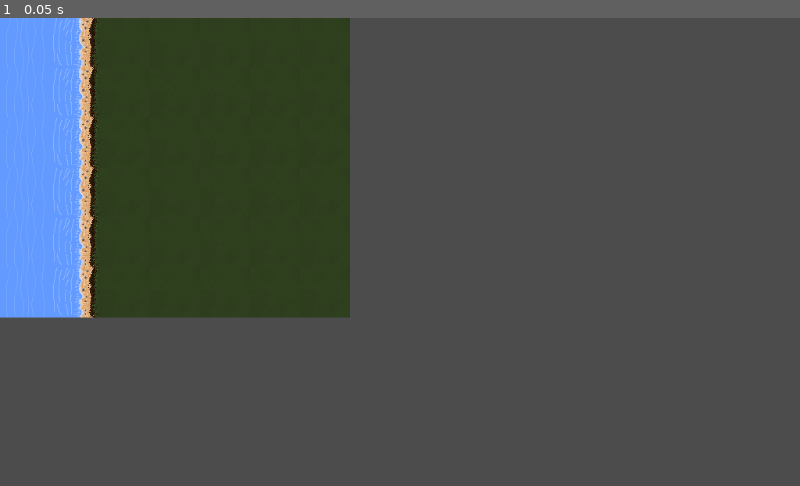
Above: before the commit, frame 1.
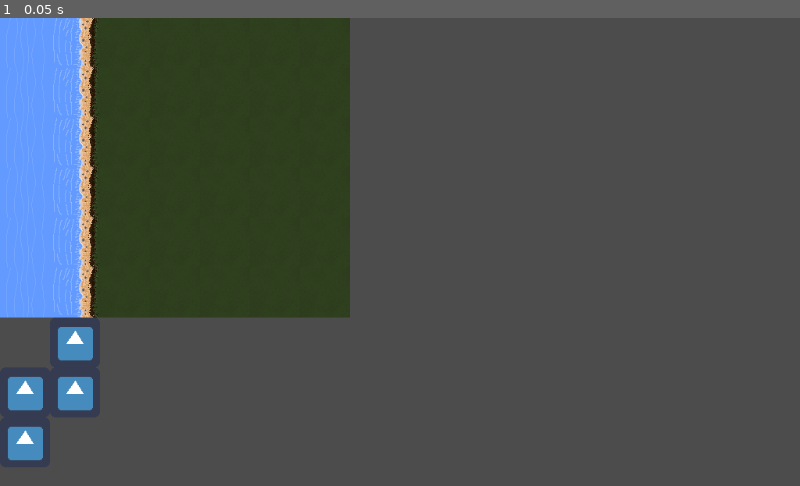
Above: after the commit, the same moment.

Repository: Will-Lerche/Djengis-Khan
Game: Godot game, scene res://scenes/Level 1.tscn
Two runs of this game, one before a commit and one after it. Both use one fixed random seed, a clock stepped at 60 frames per second and the inputs below. This scene is started directly instead of the project's main scene. The engine's default icon, where the game draws it, is replaced by a stand-in: a white triangle on a blue panel in a dark square.
Inputs:
- Up to frame 1 (0.05 s): no input

The runs differ from the first frame. In frame 1, 1.3% of the frame differs, in the area x 1-12%, y 66-95%.

Commit message:
Mere på lvl 1 og kamera

Diff:
--- a/scenes/Level 1.tscn
+++ b/scenes/Level 1.tscn
@@ -11,36 +11,9 @@
 [ext_resource path="res://assets/pixil-layer-5.png" type="Texture" id=9]
 [ext_resource path="res://assets/pixil-layer-3.png" type="Texture" id=10]
 [ext_resource path="res://assets/Pixelart test tilemap.png" type="Texture" id=11]
+[ext_resource path="res://icon.png" type="Texture" id=12]
 
 [sub_resource type="TileSet" id=1]
-2/name = "pixil-layer-2.png 2"
-2/texture = ExtResource( 1 )
-2/tex_offset = Vector2( 0, 0 )
-2/modulate = Color( 1, 1, 1, 1 )
-2/region = Rect2( 21, 17, 31, 29 )
-2/tile_mode = 0
-2/occluder_offset = Vector2( 0, 0 )
-2/navigation_offset = Vector2( 0, 0 )
-2/shape_offset = Vector2( 0, 0 )
-2/shape_transform = Transform2D( 1, 0, 0, 1, 0, 0 )
-2/shape_one_way = false
-2/shape_one_way_margin = 0.0
-2/shapes = [  ]
-2/z_index = 0
-3/name = "pixil-layer-6.png 3"
-3/texture = ExtResource( 2 )
-3/tex_offset = Vector2( 0, 0 )
-3/modulate = Color( 1, 1, 1, 1 )
-3/region = Rect2( 8, 20, 29, 25 )
-3/tile_mode = 0
-3/occluder_offset = Vector2( 0, 0 )
-3/navigation_offset = Vector2( 0, 0 )
-3/shape_offset = Vector2( 0, 0 )
-3/shape_transform = Transform2D( 1, 0, 0, 1, 0, 0 )
-3/shape_one_way = false
-3/shape_one_way_margin = 0.0
-3/shapes = [  ]
-3/z_index = 0
 5/name = "River Left.png 5"
 5/texture = ExtResource( 6 )
 5/tex_offset = Vector2( 0, 0 )
@@ -97,6 +70,20 @@
 8/shape_one_way_margin = 0.0
 8/shapes = [  ]
 8/z_index = 0
+9/name = "icon.png 9"
+9/texture = ExtResource( 12 )
+9/tex_offset = Vector2( 0, 0 )
+9/modulate = Color( 1, 1, 1, 1 )
+9/region = Rect2( 0, 0, 64, 64 )
+9/tile_mode = 0
+9/occluder_offset = Vector2( 0, 0 )
+9/navigation_offset = Vector2( 0, 0 )
+9/shape_offset = Vector2( 0, 0 )
+9/shape_transform = Transform2D( 1, 0, 0, 1, 0, 0 )
+9/shape_one_way = false
+9/shape_one_way_margin = 0.0
+9/shapes = [  ]
+9/z_index = 0
 
 [sub_resource type="TileSet" id=2]
 0/name = "pixil-layer-1.png 0"
@@ -217,7 +204,7 @@
 [node name="Environment" type="TileMap" parent="."]
 tile_set = SubResource( 1 )
 format = 1
-tile_data = PoolIntArray( -458759, 8, 0, -458758, 8, 0, -458 …(2682 unchanged characters)… 327684, 8, 0, 327685, 8, 0, 327686, 8, 0 )
+tile_data = PoolIntArray( -458759, 8, 0, -458758, 8, 0, -458 …(2682 unchanged characters)… 327684, 8, 0, 327685, 8, 0, 327686, 8, 0, 458750, 9, 0, 393217, 9, 0, 524285, 9, 0, 524286, 9, 0, 458752, 9, 0, 458753, 9, 0, 589819, 9, 0, 589820, 9, 0, 524288, 9, 0, 655354, 9, 0, 655355, 9, 0, 655359, 9, 0, 720890, 9, 0, 720894, 9, 0, 786426, 5, 0, 786427, 7, 0, 786428, 7, 0, 786429, 6, 0, 851962, 5, 0, 851963, 7, 0, 851964, 7, 0, 851965, 6, 0, 917498, 5, 0, 917499, 7, 0, 917500, 7, 0, 917501, 6, 0, 983034, 5, 0, 983035, 7, 0, 983036, 7, 0, 983037, 6, 0, 1048570, 5, 0, 1048571, 7, 0, 1048572, 7, 0, 1048573, 6, 0 )
 
 [node name="Decor" type="TileMap" parent="."]
 tile_set = SubResource( 2 )
Not shown: 1 places in scenes/Level 1.tscn that only renumber resources
Not shown, changed: .DS_Store
